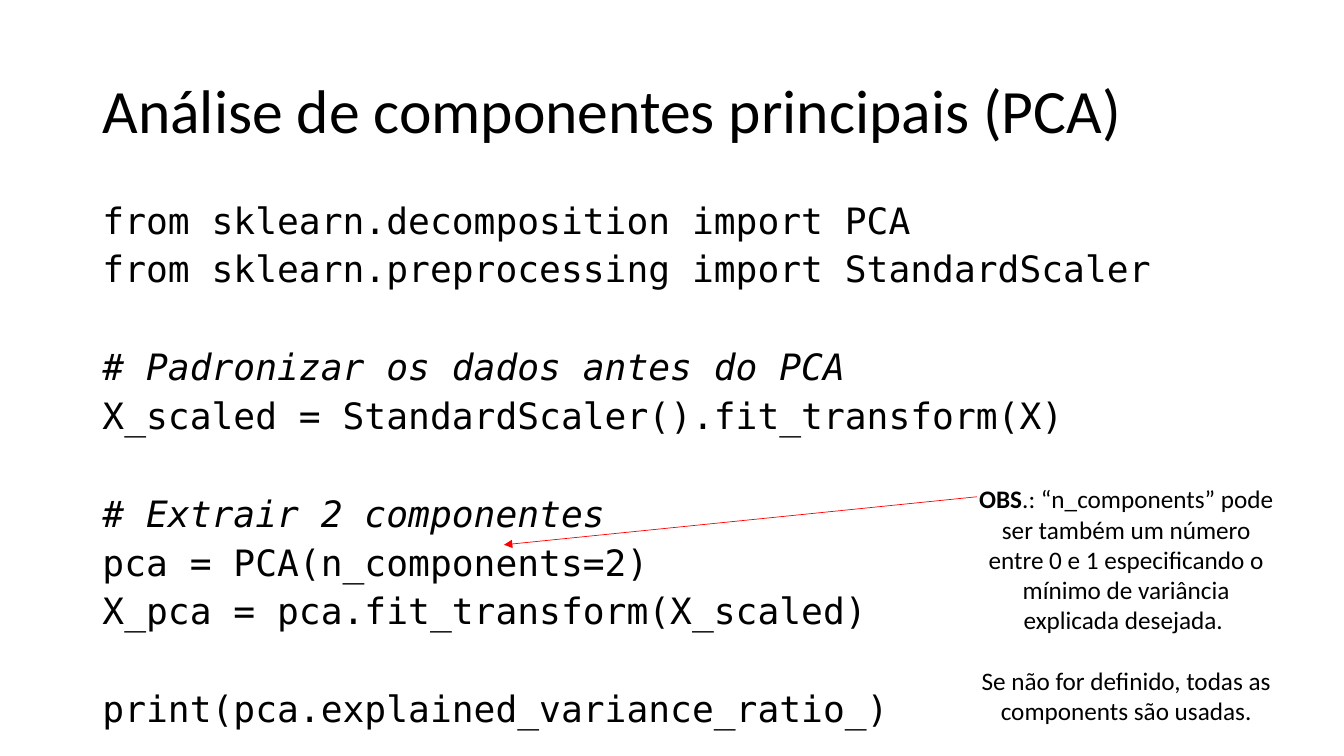
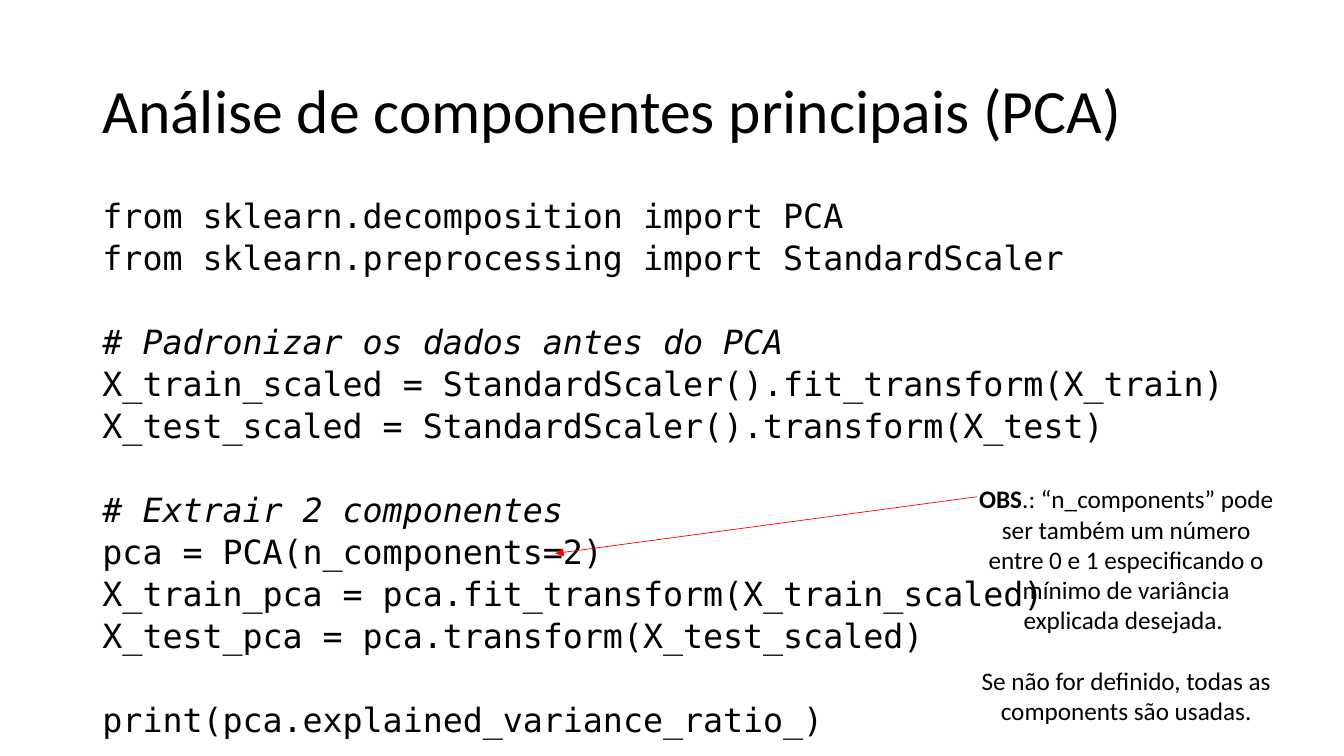
Before and after one commit to zz4fap/c24_inteligencia_artificial, a slide deck: slide 41 of slides/C24_Transformações.pptx. Drawn at 1344x756 pixels with LibreOffice and Linux fonts; fonts in the diff are those of the drawing. Boxes give left, top, right and bottom in pixels: in the first picture for what was removed or moved away, otherwise in the second. Text is boxed around its words. In the diff, an @@ line names an element or a change of style, - is before the commit and + after.

```diff
--- a/slides/C24_Transformações.pptx
+++ b/slides/C24_Transformações.pptx
@@ text at (102,202,1063,740): size 25.9 to 23.8 pt in "from sklearn.decomposition import PCA", "from sklearn.preprocessing import StandardScaler", "# Padronizar os dados antes do PCA", "# Extrair 2 componentes" and 2 more places; line spacing 0.8 to 0.7 @@
@@ text at (102,370,1224,446): text changed; size 25.9 to 23.8 pt @@
-X_scaled = StandardScaler().fit_transform(X)
+X_train_scaled = StandardScaler().fit_transform(X_train)
+X_test_scaled = StandardScaler().transform(X_test)
@@ arrow moved from (977, 497) - (504, 544) to (977, 497) - (556, 554) @@
@@ text at (102,580,1044,656): text changed; size 25.9 to 23.8 pt @@
-X_pca = pca.fit_transform(X_scaled)
+X_train_pca = pca.fit_transform(X_train_scaled)
+X_test_pca = pca.transform(X_test_scaled)
```
Also in this commit, not shown: 11 other slides changed, 1 other file.
